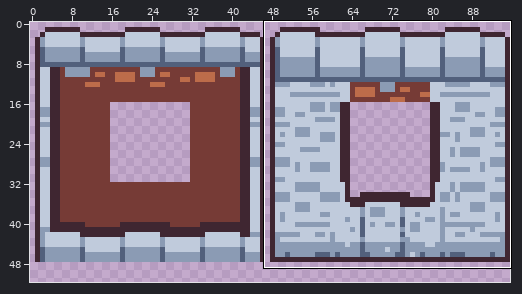
Two states of a sprite sheet, img/building.png. The first picture is a wide view before the edit; the outline marks the close-up.
Close-up. Earlier state:
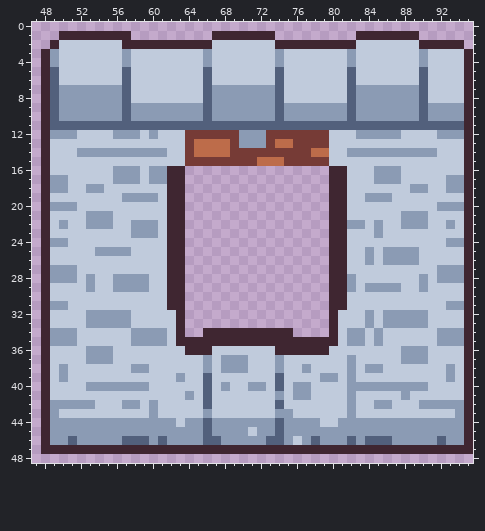
The file is 96x128 pixels. Shown: x 47..95, y 0..48. The wide view leaves out empty margins.
Now the later version:
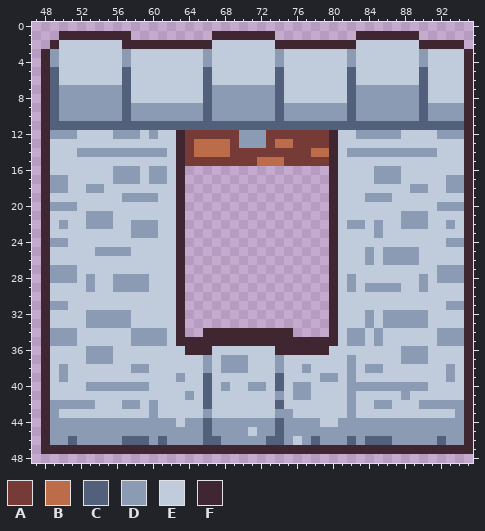
Palette (. is transparent): A #763b36  B #bd6c4a  C #52607c  D #8b9bb4  E #c0cbdc  F #3f2631
Changes in this commit:
y 12..15: x 63 E -> F; x 80 E -> F
y 16..31: x 62 F -> E; x 81 F -> E
